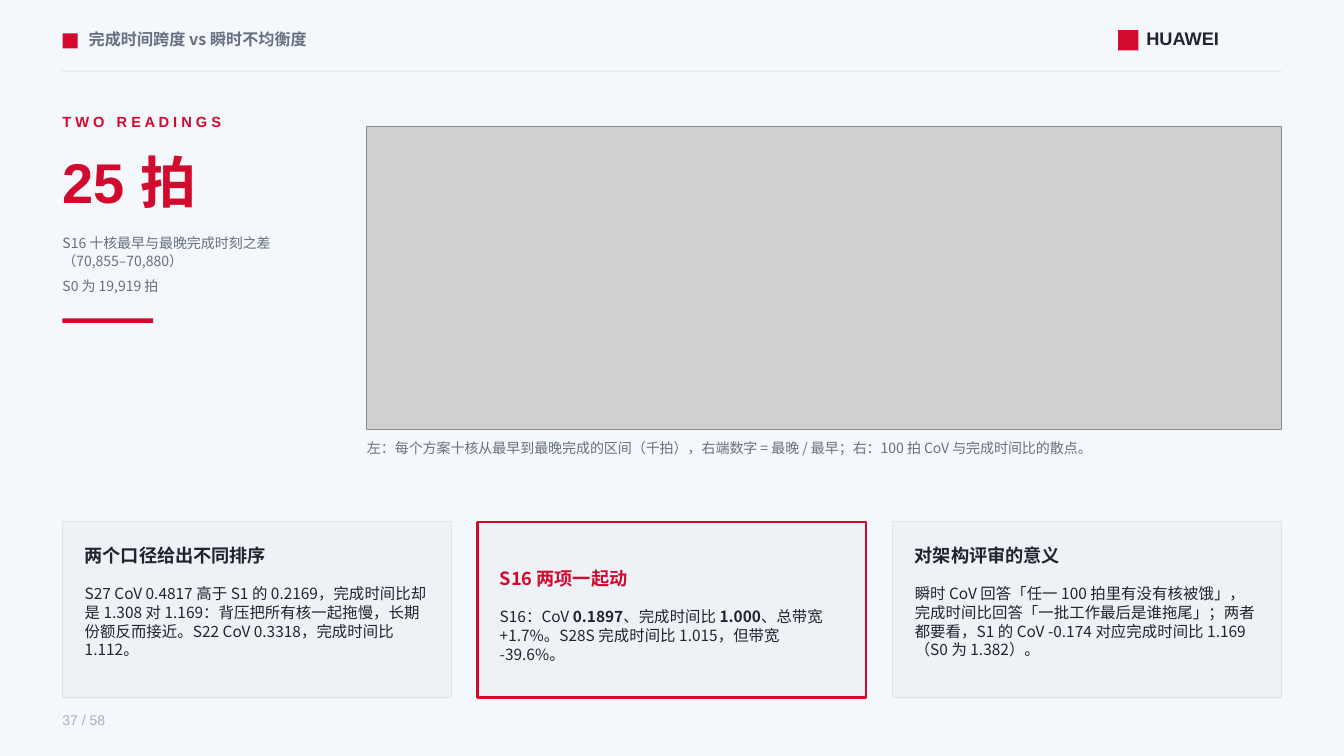
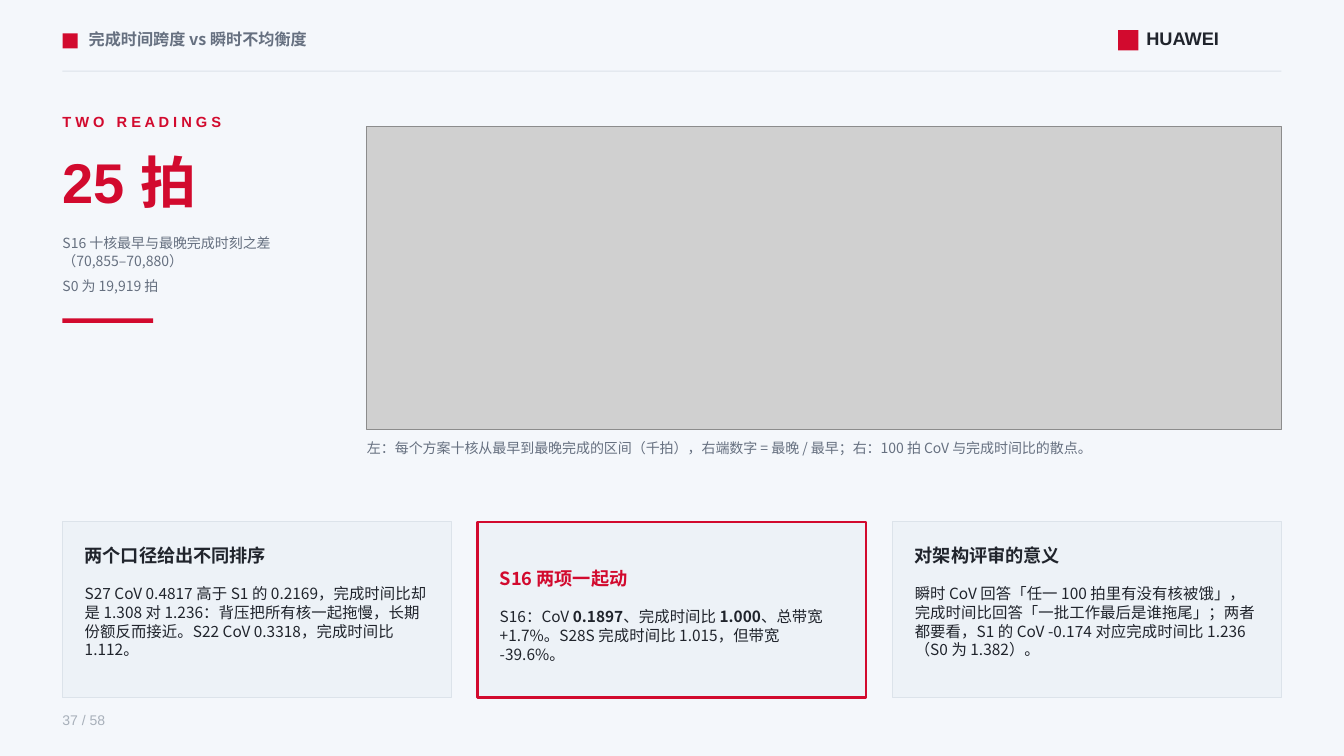
Before and after one commit to lukebest/booksim2, a slide deck: slide 37 of ppt/ring2-write-fairness.pptx. Drawn at 1344x756 pixels with LibreOffice and Linux fonts; fonts in the diff are those of the drawing; grey boxes stand for pictures. Boxes give left, top, right and bottom in pixels: in the first picture for what was removed or moved away, otherwise in the second. Text is boxed around its words. In the diff, an @@ line names an element or a change of style, - is before the commit and + after.

```diff
--- a/ppt/ring2-write-fairness.pptx
+++ b/ppt/ring2-write-fairness.pptx
@@ text at (85, 586, 426, 656): text changed @@
-S27 CoV 0.4817 高于 S1 的 0.2169，完成时间比却是 1.308 对 1.169：背压把所有核一起拖慢，长期份额反而接近。S22 CoV 0.3318，完成时间比 1.112。
+S27 CoV 0.4817 高于 S1 的 0.2169，完成时间比却是 1.308 对 1.236：背压把所有核一起拖慢，长期份额反而接近。S22 CoV 0.3318，完成时间比 1.112。
@@ text at (915, 586, 1255, 657): text changed @@
-瞬时 CoV 回答「任一 100 拍里有没有核被饿」，完成时间比回答「一批工作最后是谁拖尾」；两者都要看，S1 的 CoV -0.174 对应完成时间比 1.169（S0 为 1.382）。
+瞬时 CoV 回答「任一 100 拍里有没有核被饿」，完成时间比回答「一批工作最后是谁拖尾」；两者都要看，S1 的 CoV -0.174 对应完成时间比 1.236（S0 为 1.382）。
```
Also in this commit, not shown: 16 other slides changed, 16 other files.
